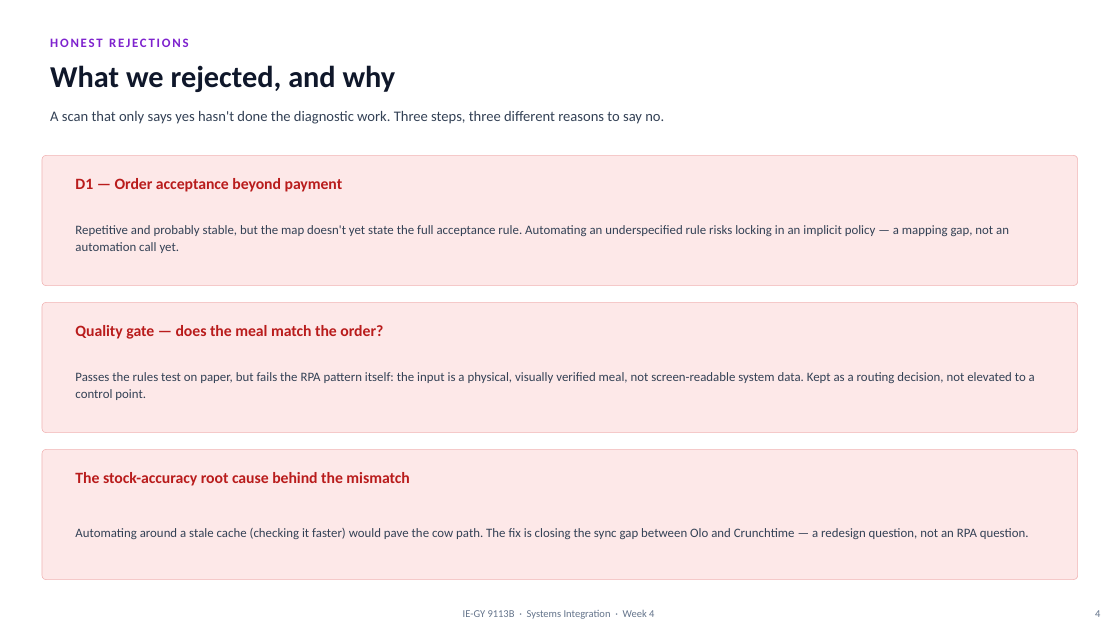
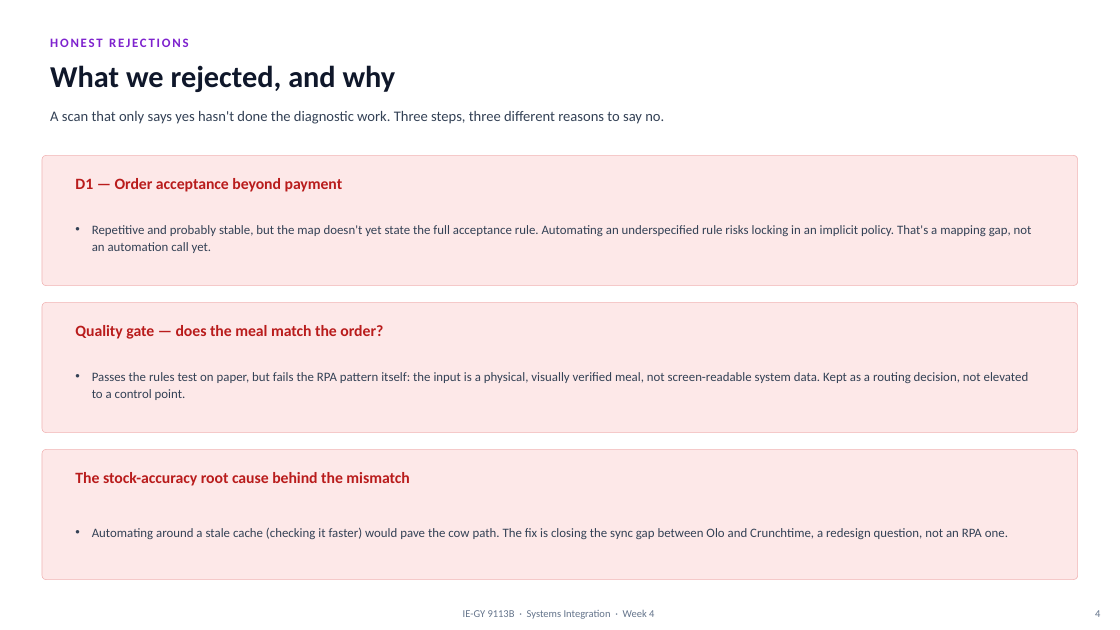
Before and after one commit to salawhaaat/erp2agentic, a slide deck: slide 4 of wiki/project/week4/Week4-Presentation-Sweetgreen.pptx. Drawn at 1120x630 pixels with LibreOffice and Linux fonts; fonts in the diff are those of the drawing. Boxes give left, top, right and bottom in pixels: in the first picture for what was removed or moved away, otherwise in the second. Text is boxed around its words. In the diff, an @@ line names an element or a change of style, - is before the commit and + after.

```diff
--- a/wiki/project/week4/Week4-Presentation-Sweetgreen.pptx
+++ b/wiki/project/week4/Week4-Presentation-Sweetgreen.pptx
@@ text at <box>92,225,1032,253</box>: text changed @@
-Repetitive and probably stable, but the map doesn't yet state the full acceptance rule. Automating an underspecified rule risks locking in an implicit policy — a mapping gap, not an automation call yet.
+• Repetitive and probably stable, but the map doesn't yet state the full acceptance rule. Automating an underspecified rule risks locking in an implicit policy. That's a mapping gap, not an automation call yet.
@@ text "Passes the rules test on ..." at <box>92,372,1029,400</box>: bullet none to • @@
@@ text at <box>92,528,1008,539</box>: text changed @@
-Automating around a stale cache (checking it faster) would pave the cow path. The fix is closing the sync gap between Olo and Crunchtime — a redesign question, not an RPA question.
+• Automating around a stale cache (checking it faster) would pave the cow path. The fix is closing the sync gap between Olo and Crunchtime, a redesign question, not an RPA one.
```
Also in this commit, not shown: 4 other slides changed, 42 other files.
